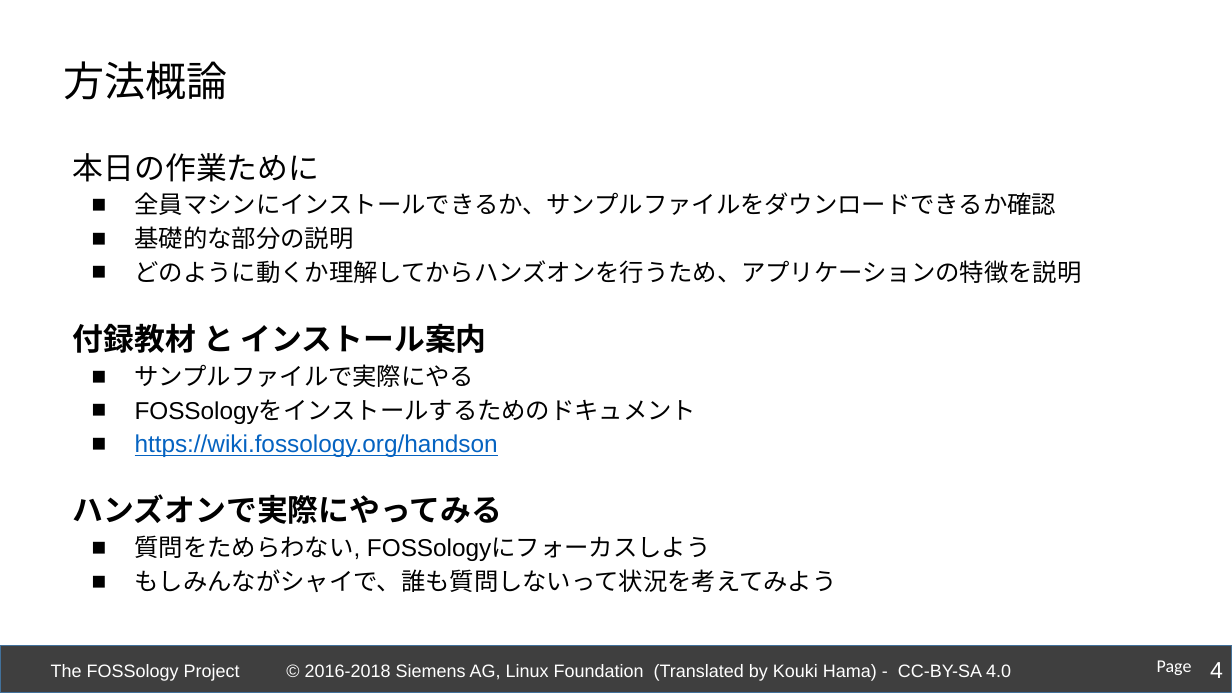
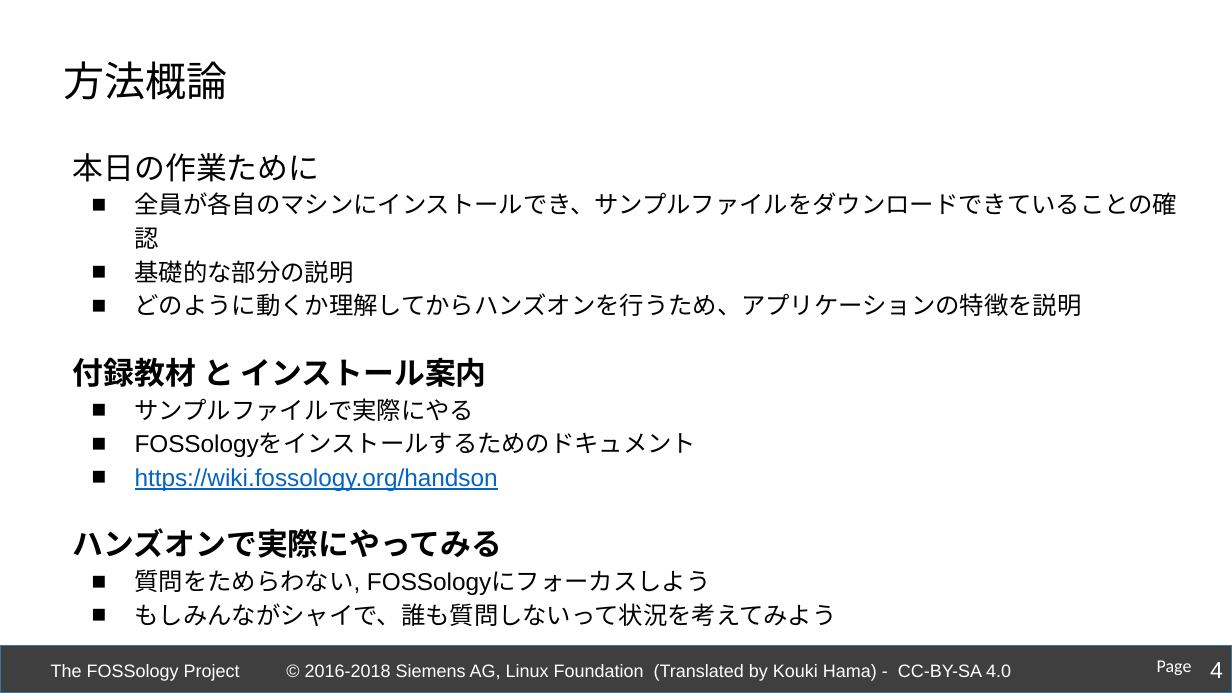
Before and after one commit to fossology/FOSSologySlides, a slide deck: slide 4 of Module-0-JPN-Introduction.pptx. Drawn at 1232x693 pixels with LibreOffice and Linux fonts; fonts in the diff are those of the drawing; background and template pictures are left out. Boxes give left, top, right and bottom in pixels: in the first picture for what was removed or moved away, otherwise in the second. Text is boxed around its words. In the diff, an @@ line names an element or a change of style, - is before the commit and + after.

```diff
--- a/Module-0-JPN-Introduction.pptx
+++ b/Module-0-JPN-Introduction.pptx
@@ text at [135, 192, 1178, 249]: text changed @@
-■ 全員マシンにインストールできるか、サンプルファイルをダウンロードできるか確認
+■ 全員が各自のマシンにインストールでき、サンプルファイルをダウンロードできていることの確認
```
Also in this commit, not shown: 1 other slide changed.
